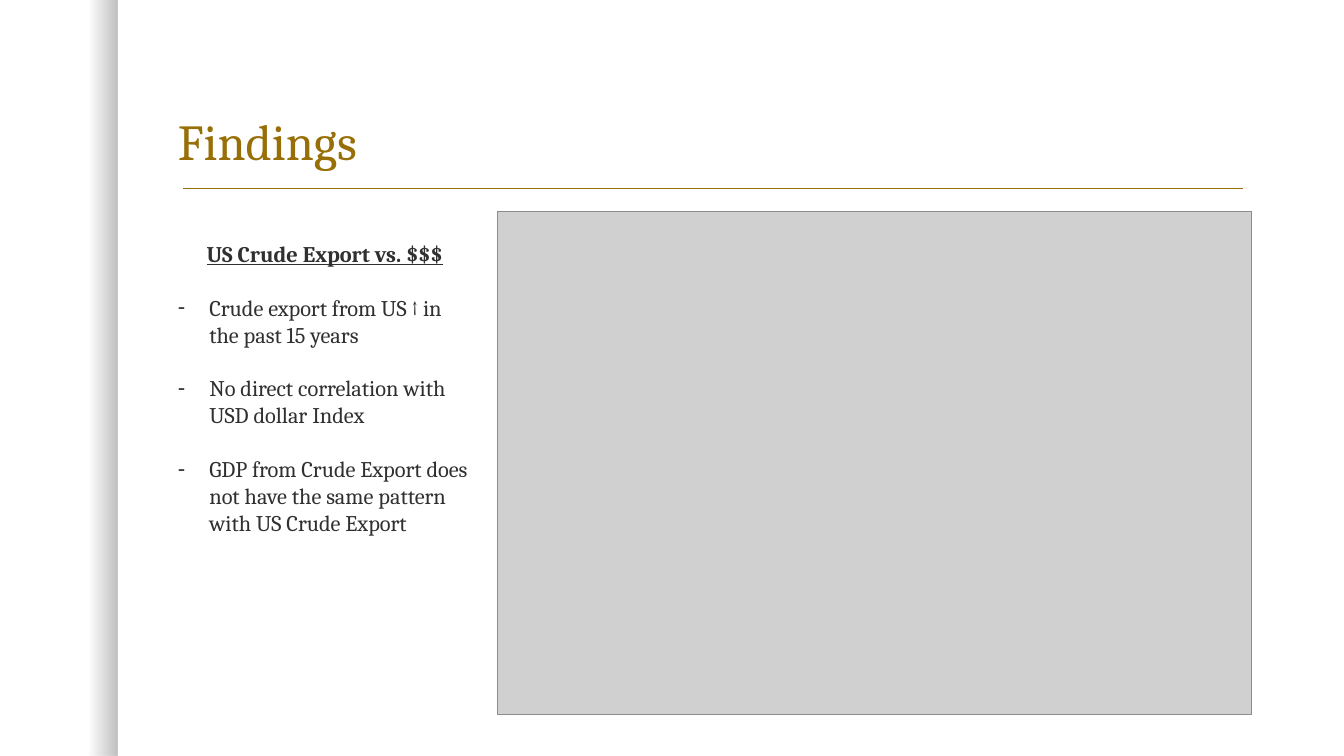
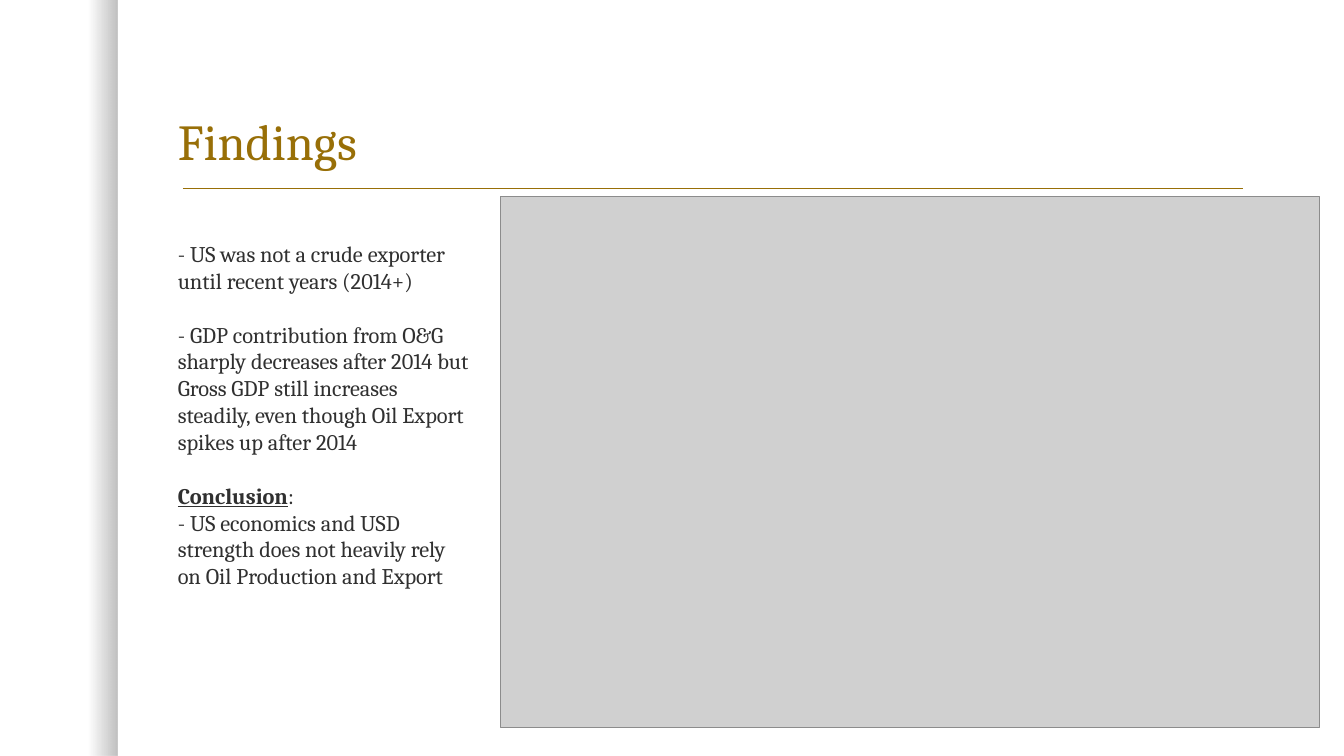
Before and after one commit to kk-deng/CanadaEnergyIE, a slide deck: slide 11 of Project 1.pptx. Drawn at 1344x756 pixels with LibreOffice and Linux fonts; fonts in the diff are those of the drawing; grey boxes stand for pictures; background and template pictures are left out. Boxes give left, top, right and bottom in pixels: in the first picture for what was removed or moved away, otherwise in the second. Text is boxed around its words. In the diff, an @@ line names an element or a change of style, - is before the commit and + after.

```diff
--- a/Project 1.pptx
+++ b/Project 1.pptx
@@ picture: place and size @@
-picture at [497,212,1251,715]
+picture at [500,197,1319,727]
@@ text at [178,246,468,589]: text changed @@
-US Crude Export vs. $$$
-– Crude export from US ↑ in the past 15 years
-– No direct correlation with USD dollar Index
-– GDP from Crude Export does not have the same pattern with US Crude Export
+- US was not a crude exporter until recent years (2014+)
+- GDP contribution from O&G sharply decreases after 2014 but Gross GDP still increases steadily, even though Oil Export spikes up after 2014
+Conclusion:
+- US economics and USD strength does not heavily rely on Oil Production and Export
```
Also in this commit, not shown: 1 other slide changed.
